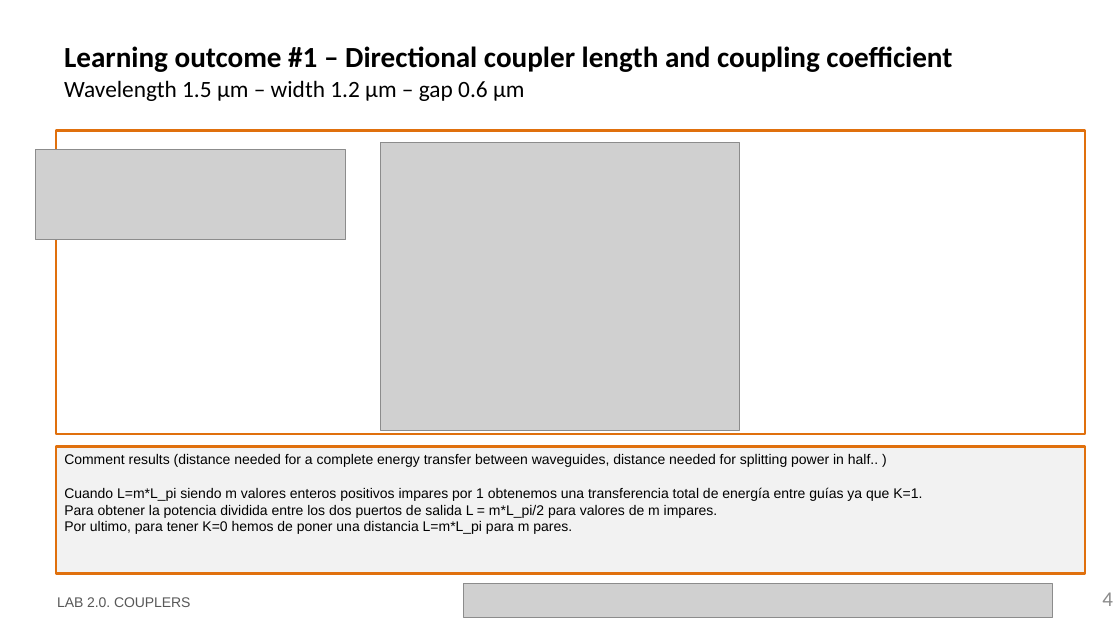
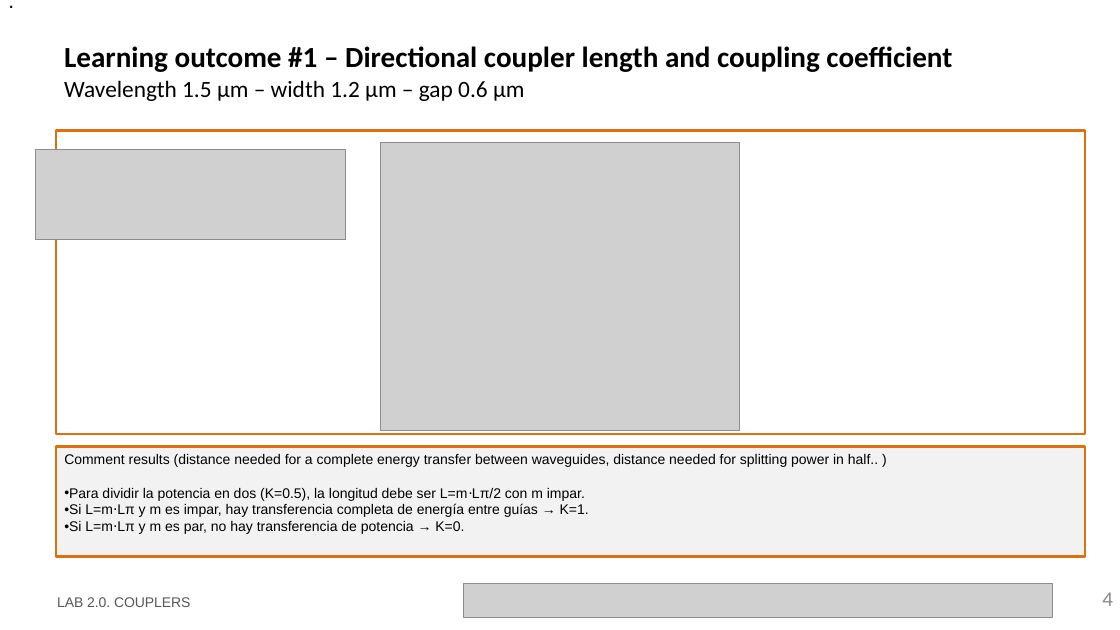
Before and after one commit to davidalcarria/pic-upv-lab2, a slide deck: slide 4 of LabBook_20.pptx. Drawn at 1120x630 pixels with LibreOffice and Linux fonts; fonts in the diff are those of the drawing; grey boxes stand for pictures; background and template pictures are left out. Boxes give left, top, right and bottom in pixels: in the first picture for what was removed or moved away, otherwise in the second. Text is boxed around its words. In the diff, an @@ line names an element or a change of style, - is before the commit and + after.

```diff
--- a/LabBook_20.pptx
+++ b/LabBook_20.pptx
@@ text added at <box>0,0,23,17</box>, 18 pt, text #000000 @@
+.
@@ rectangle "Comment results (distance needed for ...": place and size @@
-rectangle "Comment results (distance needed for ..." at <box>56,447,1086,574</box>
+rectangle "Comment results (distance needed for ..." at <box>56,447,1086,557</box>
@@ text in rectangle at <box>64,488,589,534</box>: text changed @@
-Cuando L=m*L_pi siendo m valores enteros positivos impares por 1 obtenemos una transferencia total de energía entre guías ya que K=1.
-Para obtener la potencia dividida entre los dos puertos de salida L = m*L_pi/2 para valores de m impares.
-Por ultimo, para tener K=0 hemos de poner una distancia L=m*L_pi para m pares.
+• Para dividir la potencia en dos (K=0.5), la longitud debe ser L=m⋅Lπ/2 con m impar.
+• Si L=m⋅Lπ y m es impar, hay transferencia completa de energía entre guías → K=1.
+• Si L=m⋅Lπ y m es par, no hay transferencia de potencia → K=0.
```
Also in this commit, not shown: 10 other slides changed.
